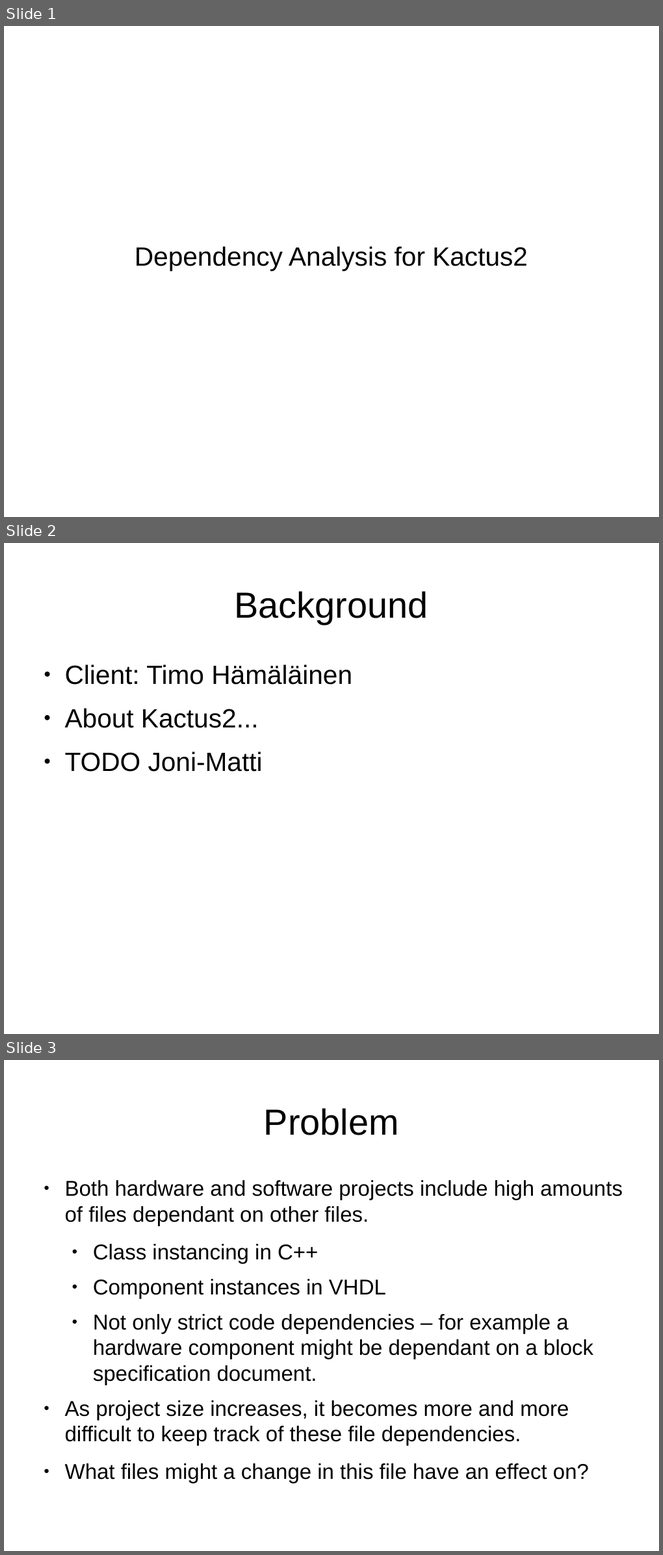
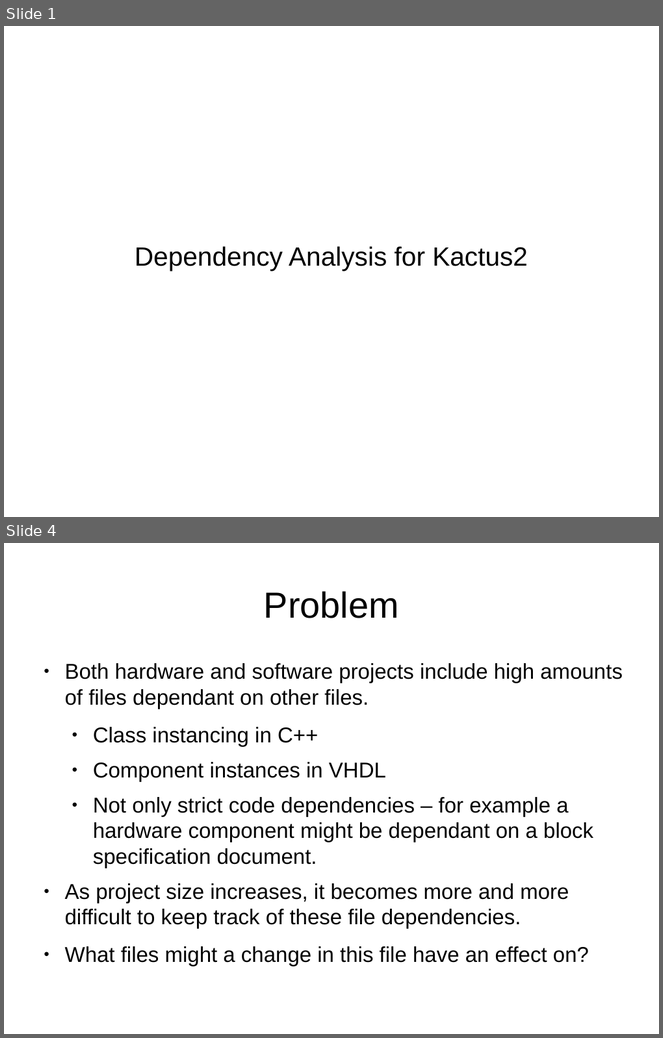
Before and after one commit to darwinbeing/kactus2all, a slide deck: Administrative/Project Plan Slides.odp. Shown one above the other, each under a label of ours: slides 1, 2 and 3 before the commit, slides 1 and 4 after it; the slides between them are not shown. The pictures are 663x1555 and 663x1038 pixels, drawn with LibreOffice and Linux fonts; fonts in the diff are those of the drawing. Boxes give left, top, right and bottom in pixels: in the first picture for what was removed or moved away, otherwise in the second. Text is boxed around its words. In the diff, an @@ line names an element or a change of style, - is before the commit and + after.

```diff
--- a/Administrative/Project Plan Slides.odp
+++ b/Administrative/Project Plan Slides.odp
@@ slide 2 removed at <box>4,543,659,1034</box>, background #FFFFFF @@
@@ title removed at <box>235,591,428,624</box> @@
-Background
@@ text removed at <box>65,665,352,772</box> @@
-● Client: Timo Hämäläinen
-● About Kactus2...
-● TODO Joni-Matti
@@ what was slide 3 is now slide 4 @@
```
Also in this commit, not shown: 1 slide changed, 4 slides added, 1 other slide removed.
